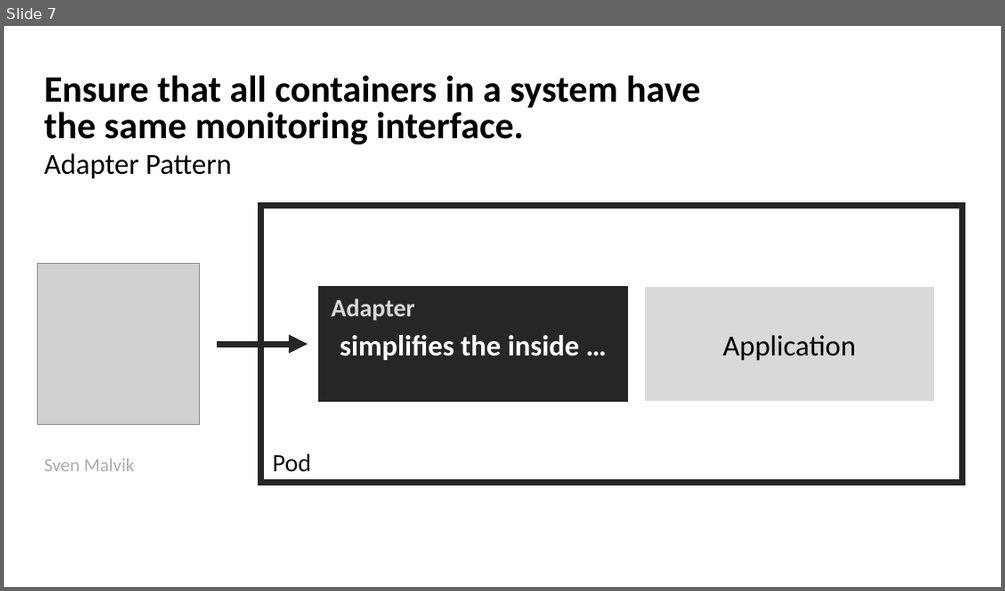
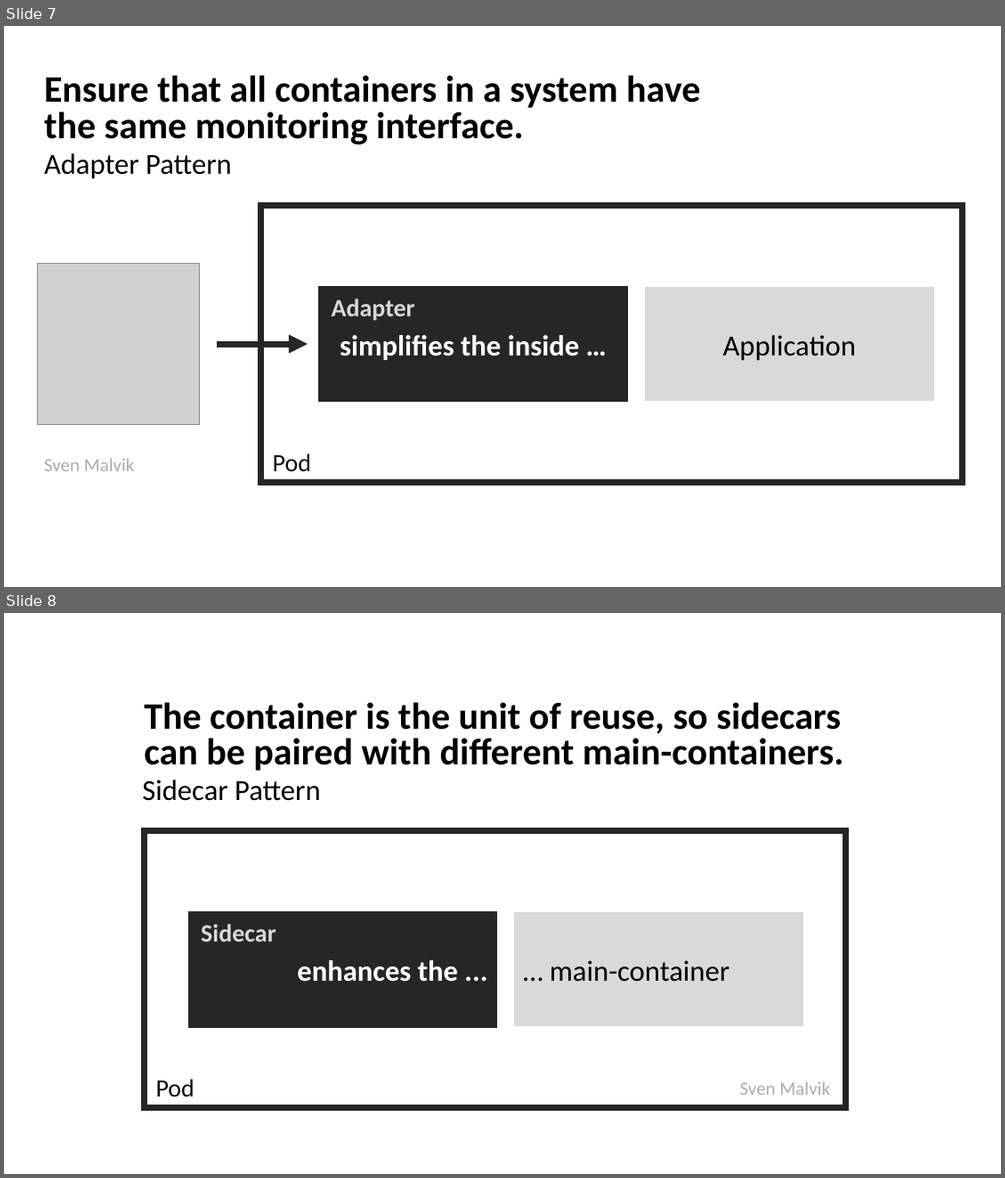
Before and after one commit to svenmalvik/insights, a slide deck: insights.pptx. Shown one above the other, each under a label of ours: slide 7 before the commit, slides 7 and 8 after it. The pictures are 1005x591 and 1005x1178 pixels, drawn with LibreOffice and Linux fonts; fonts in the diff are those of the drawing; grey boxes stand for pictures. Boxes give left, top, right and bottom in pixels: in the first picture for what was removed or moved away, otherwise in the second. Text is boxed around its words. In the diff, an @@ line names an element or a change of style, - is before the commit and + after.

Commit message:
Added sidecar pattern

```diff
--- a/insights.pptx
+++ b/insights.pptx
@@ slide 8 added at (4,613,1001,1174), background #FFFFFF @@
@@ text added at (144,702,844,771), 36 pt, text #000000, bold @@
+The container is the unit of reuse, so sidecars
+can be paired with different main-containers.
@@ text added at (142,779,321,801), 28 pt, text #000000 @@
+Sidecar Pattern
@@ rectangle added at (144,831,846,1107), outline #262626 6 pt @@
@@ rectangle added at (190,913,495,1025), fill #262626, outline #262626 4 pt, 28 pt, text #FFFFFF, bold @@
+enhances the ...
@@ text added at (201,924,276,941), 24 pt, text #D9D9D9, bold @@
+Sidecar
@@ rectangle added at (516,913,802,1025), fill #D9D9D9, outline #D9D9D9 2.25 pt, 28 pt, text #000000 @@
+… main-container
@@ text added at (156,1078,194,1096), 24 pt, text #0D0D0D @@
+Pod
@@ text added at (740,1081,830,1094), 18 pt, text #AFABAB @@
+Sven Malvik
```
Also in this commit, not shown: 3 other files.
